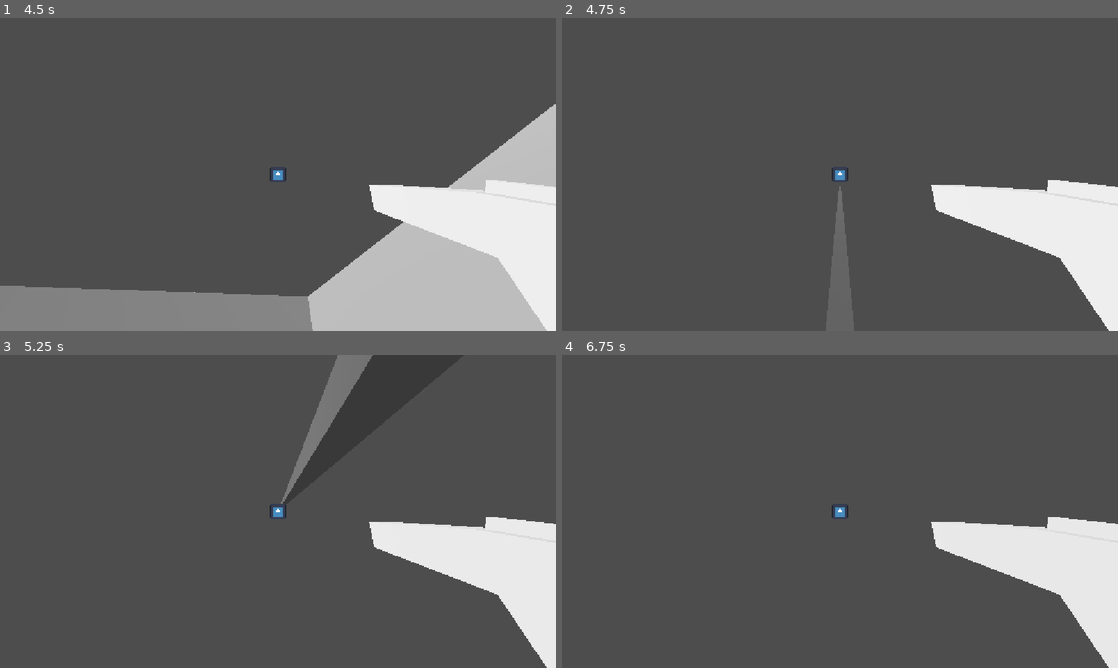
Above: before the commit, frames 1-4 (two rows, left to right).
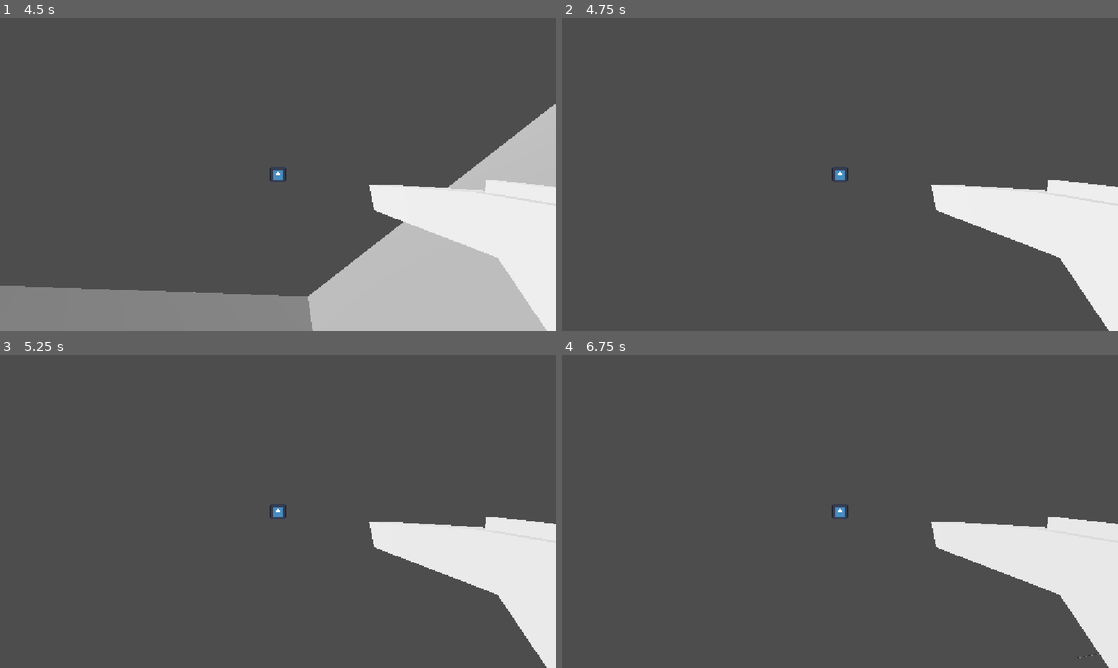
Above: after the commit, the same moments.

Repository: flowerFawn/unnamed-narrative-fps
Game: Godot game, scene res://prototyping/prototype world.tscn
Two runs of this game, one before a commit and one after it. Both use one fixed random seed, a clock stepped at 60 frames per second and the inputs below. The engine's default icon, where the game draws it, is replaced by a stand-in: a white triangle on a blue panel in a dark square.
Inputs (mouse positions are in pixels of both pictures, inside the frame that each line leads up to):
- Up to frame 1 (4.5 s): move the mouse to (305, 174) at 0.52 s; press the mouse at (305, 174) at 0.53 s; hold W (Move Forward) from 0.53 s (still down); tap Space (Jump) at 0.77, 1.52, 3.02, 3.77 s; move the mouse to (250, 174) at 1.27 s; release the mouse at (250, 174) at 1.28 s; click (250, 174) at 1.35 s; move the mouse to (289, 168) at 2.02 s; hold Shift (Sprint) 2.03-2.78 s; click (289, 168) at 2.3 s; move the mouse to (272, 180) at 2.77 s; click (272, 180) at 2.85 s; move the mouse to (316, 177) at 3.52 s; press the mouse at (316, 177) at 3.53 s; tap R (Reload, bound only after the commit) at 4.15 s; move the mouse to (233, 171) at 4.27 s; release the mouse at (233, 171) at 4.28 s; tap Shift (Sprint) at 4.35 s
- Up to frame 2 (4.75 s): keep holding W (Move Forward); tap Space (Jump) at 4.52 s; click (795, 171) at 4.55 s
- Up to frame 3 (5.25 s): keep holding W (Move Forward); move the mouse to (283, 511) at 5.02 s; press the mouse at (283, 511) at 5.03 s
- Up to frame 4 (6.75 s): tap Enter at 5.75 s; move the mouse to (817, 505) at 5.77 s; release W (Move Forward) at 5.78 s; release the mouse at (817, 505) at 5.78 s; hold D (Strafe Right) 5.78-6.53 s; click (817, 505) at 5.85 s; tap Space (Jump) at 6.02, 6.5 s; move the mouse to (867, 511) at 6.52 s; hold W (Move Forward) from 6.53 s (still down); hold Shift (Sprint) from 6.53 s (still down)

Frame 1 is identical in both runs. In frame 2, 0.3% of the frame differs, in the area x 48-52%, y 53-76%; in frame 3, 1.6%, in the area x 50-68%, y 0-48%; in frame 4, less than 0.1%.

Commit message:
Reloading with mag size and reload time added
Applies to player and enemies. If a weapon uses ammo, mag size, and reload time can be set in the weapon info

Diff:
--- a/enemies/enemy.gd
+++ b/enemies/enemy.gd
@@ -336,7 +336,7 @@
 
 
 func mode_change_trigger_player_moves_too_close() -> void:
-	print("player too close mode change")
+	#print("player too close mode change")
 	match enemy_type.strategy_use:
 		StrategyUse.NONE, StrategyUse.START:
 			set_mode(EnemyMode.SIMPLE_POSITIONING)
@@ -345,7 +345,7 @@
 
 
 func mode_change_trigger_player_leaves_range() -> void:
-	print("player too far mode change")
+	#print("player too far mode change")
 	match  enemy_type.strategy_use:
 		StrategyUse.NONE, StrategyUse.START, StrategyUse.FALLBACK:
 			match mode:
@@ -364,7 +364,7 @@
 
 
 func mode_change_trigger_desired_distance() -> void:
-	print("player desired distance mode change")
+	#print("player desired distance mode change")
 	match enemy_type.strategy_use:
 		StrategyUse.NONE, StrategyUse.START, StrategyUse.BOTH:
 			set_mode(EnemyMode.SIMPLE_SHOOTING)
@@ -388,7 +388,7 @@
 
 
 func mode_change_trigger_found_player() -> void:
-	print("player found mode change")
+	#print("player found mode change")
 	match enemy_type.strategy_use:
 		StrategyUse.NONE, StrategyUse.START, StrategyUse.BOTH:
 			set_mode(EnemyMode.SIMPLE_POSITIONING)
@@ -397,7 +397,7 @@
 
 
 func mode_change_trigger_target_reached() -> void:
-	print("reached target mode change")
+	#print("reached target mode change")
 	match enemy_type.strategy_use:
 		StrategyUse.START, StrategyUse.FALLBACK, StrategyUse.BOTH, StrategyUse.FULL:
 			if mode == EnemyMode.STRATEGIC_POSITIONING:
@@ -405,7 +405,7 @@
 
 
 func mode_change_trigger_hp_dropped() -> void:
-	print("hp drop mode change")
+	#print("hp drop mode change")
 	match enemy_type.strategy_use:
 		StrategyUse.FALLBACK, StrategyUse.BOTH, StrategyUse.FULL:
 			set_mode(EnemyMode.STRATEGIC_POSITIONING, ModeChangeContext.FLEE)
@@ -414,7 +414,11 @@
 
 #endregion
 
+##If out of ammo, reload.
+##Otherwise shoot if possible, and start enemy's own shot timer
 func do_shooting() -> void:
+	if weapon.current_ammo == 0:
+		weapon.attempt_reload()
 	if has_line_of_sight and not is_on_shot_cooldown:
 		if weapon.attempt_shoot():
 			shot_cooldown_timer.start()
--- a/player/weapon_handler.gd
+++ b/player/weapon_handler.gd
@@ -32,11 +32,16 @@
 		#attempt shoot if just pressed and semi auto
 		elif Input.is_action_just_pressed("Shoot"):
 			attempt_shoot()
+	if Input.is_action_just_pressed("Reload"):
+		attempt_reload()
 
 ##Calls to attempt a shot in the weapon. If the weapon is on cooldown, this will
 ##not shoot
 func attempt_shoot() -> void:
 	current_weapon.attempt_shoot()
+
+func attempt_reload() -> void:
+	current_weapon.attempt_reload()
 
 
 func _unhandled_input(event: InputEvent) -> void:
--- a/project.godot
+++ b/project.godot
@@ -75,6 +75,11 @@
 "events": [Object(InputEventMouseButton,"resource_local_to_scene":false,"resource_name":"","device":-1,"window_id":0,"a …(258 unchanged characters)…
 ]
 }
+Reload={
+"deadzone": 0.2,
+"events": [Object(InputEventKey,"resource_local_to_scene":false,"resource_name":"","device":-1,"window_id":0,"alt_pressed":false,"shift_pressed":false,"ctrl_pressed":false,"meta_pressed":false,"pressed":false,"keycode":0,"physical_keycode":82,"key_label":0,"unicode":114,"location":0,"echo":false,"script":null)
+]
+}
 
 [layer_names]
 
--- a/weapons/resources/Auto Rifle.tres
+++ b/weapons/resources/Auto Rifle.tres
@@ -10,6 +10,7 @@
 damage = 8
 cooldown = 0.1
 range = 10.0
+reload_time = 3.0
 auto_mode = 2
 desired_shooting_distance = 7.0
 maximum_comfortable_shooting_distance = 9.0
--- a/weapons/resources/Enemy Sniper.tres
+++ b/weapons/resources/Enemy Sniper.tres
@@ -8,8 +8,9 @@
 script = ExtResource("2_jmygy")
 name = "Sniper"
 damage = 150
-cooldown = 8.0
 range = 80.0
+mag_size = 1
+reload_time = 4.0
 desired_shooting_distance = 40.0
 maximum_comfortable_shooting_distance = 80.0
 minimum_comfortable_shooting_distance = 30.0
--- a/weapons/resources/Pistol.tres
+++ b/weapons/resources/Pistol.tres
@@ -24,6 +24,7 @@
 name = "Pistol"
 damage = 10
 range = 6.0
+mag_size = 12
 auto_mode = 1
 desired_shooting_distance = 5.0
 maximum_comfortable_shooting_distance = 6.0
--- a/weapons/resources/Player Sniper.tres
+++ b/weapons/resources/Player Sniper.tres
@@ -8,8 +8,9 @@
 script = ExtResource("2_1unox")
 name = "Sniper"
 damage = 150
-cooldown = 4.0
 range = 50.0
+mag_size = 1
+reload_time = 4.0
 desired_shooting_distance = 40.0
 maximum_comfortable_shooting_distance = 50.0
 minimum_comfortable_shooting_distance = 30.0
--- a/weapons/resources/Spookable Sniper.tres
+++ b/weapons/resources/Spookable Sniper.tres
@@ -8,8 +8,9 @@
 script = ExtResource("2_muvh7")
 name = "Sniper"
 damage = 150
-cooldown = 8.0
 range = 80.0
+mag_size = 1
+reload_time = 6.0
 desired_shooting_distance = 5.0
 maximum_comfortable_shooting_distance = 80.0
 minimum_comfortable_shooting_distance = 5.0
--- a/weapons/resources/Wrench.tres
+++ b/weapons/resources/Wrench.tres
@@ -9,6 +9,7 @@
 damage = 15
 cooldown = 1.0
 range = 0.3
+uses_ammo = false
 maximum_comfortable_shooting_distance = 0.2
 weapon_decal = ExtResource("2_daqhq")
 metadata/_custom_type_script = "uid://spf2elj4s0kt"
--- a/weapons/scripts/gun.gd
+++ b/weapons/scripts/gun.gd
@@ -13,6 +13,8 @@
 	trail_material.transparency = BaseMaterial3D.TRANSPARENCY_ALPHA
 	trail_material.albedo_color = Color(1, 1, 1, 0.5)
 	bullet_trail_mesh.material = trail_material
+
+	super()
 
 func _shoot() -> void:
 	var ray:RayCast3D = RayCast3D.new()
--- a/weapons/weapon.gd
+++ b/weapons/weapon.gd
@@ -23,23 +23,34 @@
 
 ##Timer that is used for the cooldown between shots
 var cooldown_timer:Timer
-
+##Timer that is used for reloading
+var reload_timer:Timer
 
 ##If the weapon is currently on cooldown and cannot be used
 var on_cooldown:bool = false
+##
+var current_ammo:int
 
 
 func _ready() -> void:
 	if weapon_info.cooldown > 0:
-		cooldown_timer = create_cooldown_timer()
+		cooldown_timer = create_timer(weapon_info.cooldown, end_cooldown)
 		add_child(cooldown_timer)
+	if weapon_info.uses_ammo:
+		reload_timer = create_timer(weapon_info.reload_time, _reload_finished)
+		add_child(reload_timer)
 	setup()
 
 
 ##subroutine to be overwritten in subclasses, called in ready, for any
-##specifically required setup
+##specifically required setup. Call super() for the basic parts at the
+##end of any overwritten setup though
 func setup() -> void:
-	pass
+	if weapon_info.uses_ammo:
+		current_ammo = weapon_info.mag_size
+	else:
+		current_ammo = 1
+		#keep ammo always above 0 and never change it if not using ammo
 
 
 ##subroutine to be overwritten in subclasses, anything that should be done
@@ -51,7 +62,7 @@
 ##After shooting calls _shot_end() to start the cooldown.
 ##This is what should always be called by outside actors.
 func attempt_shoot() -> bool:
-	if not on_cooldown:
+	if not on_cooldown and current_ammo > 0:
 		_shoot()
 		_shot_visuals()
 		_shot_end()
@@ -70,6 +81,22 @@
 	pass
 
 
+##If the weapon can start to be reloaded, starts the reload timer
+func attempt_reload() -> void:
+	if not weapon_info.uses_ammo:
+		return
+	#if not already reloading, and mag not full
+	if reload_timer.is_stopped() and current_ammo != weapon_info.mag_size:
+		_start_reload()
+
+
+func _start_reload() -> void:
+	current_ammo = 0
+	reload_timer.start()
+
+func _reload_finished() -> void:
+	current_ammo = weapon_info.mag_size
+
 ##Creates a decal from the given packed scene at the given point in global space
 ##may be overwritten in some subclasses for more complex decals
 func _decal_visual(point:Vector3, decal:PackedScene) -> void:
@@ -81,6 +108,8 @@
 ##Marks the cooldown flag as true to prevent more shooting, and starts the timer
 ##to undo this.
 func _shot_end() -> void:
+	if weapon_info.uses_ammo:
+		current_ammo -= 1
 	if weapon_info.cooldown > 0:
 		on_cooldown = true
 		cooldown_timer.start()
@@ -95,10 +124,10 @@
 		if target.has_method(&"hit"):
 			target.hit(weapon_info.damage)
 
-##Creates and returns a cooldown timer with required values, and connects
-func create_cooldown_timer() -> Timer:
+##Creates and returns a timer with required values, and connects to given function
+func create_timer(given_wait:float, timeout_function:Callable) -> Timer:
 	var new_timer:Timer = Timer.new()
 	new_timer.one_shot = true
-	new_timer.wait_time = weapon_info.cooldown
-	new_timer.timeout.connect(end_cooldown)
+	new_timer.wait_time = given_wait
+	new_timer.timeout.connect(timeout_function)
 	return new_timer
--- a/weapons/weapon_info.gd
+++ b/weapons/weapon_info.gd
@@ -18,6 +18,12 @@
 @export var cooldown:float
 ##Distance the weapon can cover, generally the length of a ray (in metres)
 @export var range:float
+##If the weapon uses ammo
+@export var uses_ammo:bool = true
+##Maximum amount of ammo in the "chamber" if the weapon uses ammo
+@export var mag_size:int = 30
+##Time to reload the weapon (in seconds)
+@export var reload_time:float = 1
 ##Type of automatic shooting
 ##Manual:Currently same as semi
 ##Semi:Shoots once each time the trigger is pulled/mouse clicked
Not shown: 1 places in weapons/resources/Auto Rifle.tres that only renumber resources
